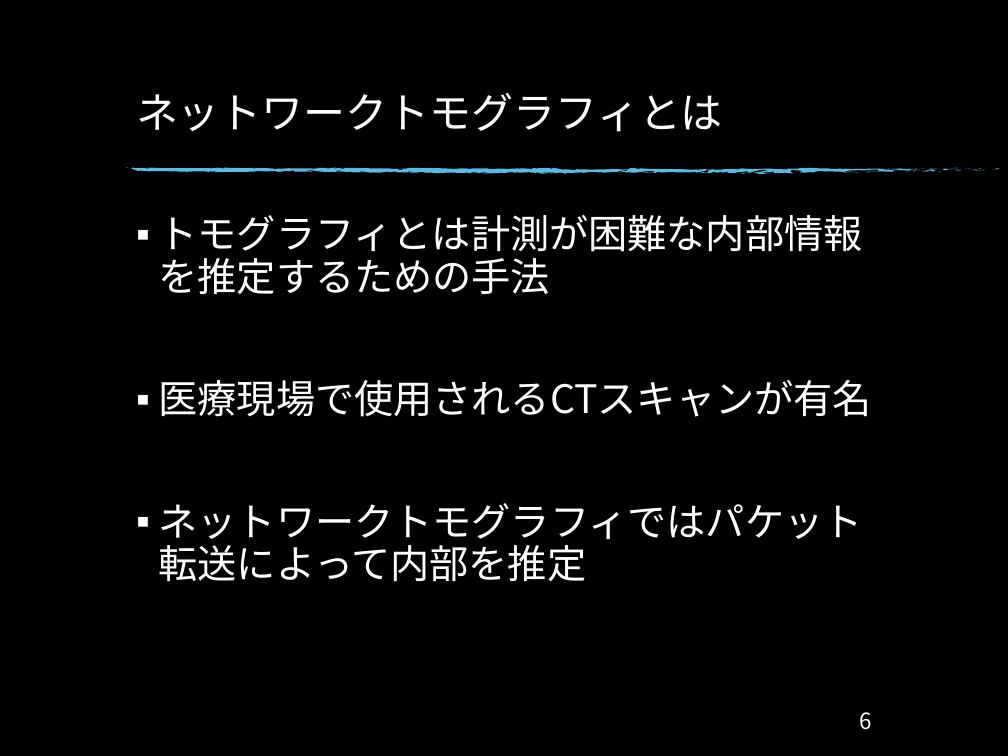
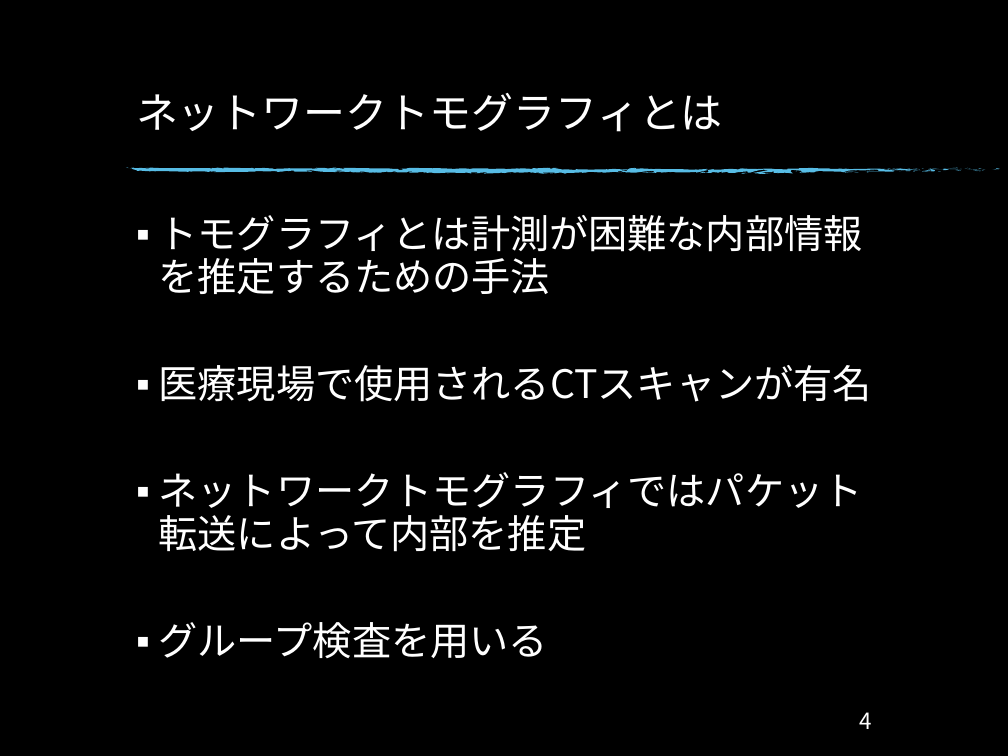
Before and after one commit to Ryo0021300/Monograph, a slide deck: slide 5 of Monograph/卒研発表_34.pptx (slide 7 before the commit). Drawn at 1008x756 pixels with LibreOffice and Linux fonts; fonts in the diff are those of the drawing; background and template pictures are left out. Boxes give left, top, right and bottom in pixels: in the first picture for what was removed or moved away, otherwise in the second. Text is boxed around its words. In the diff, an @@ line names an element or a change of style, - is before the commit and + after.

```diff
--- a/Monograph/卒研発表_34.pptx
+++ b/Monograph/卒研発表_34.pptx
@@ text at (159,622,548,658): paragraph added @@
+▪ グループ検査を用いる
@@ page number at (860,712,872,729): text changed @@
-6
+4
```
Also in this commit, not shown: 12 other slides changed, 1 slide added, 7 slides removed, 7 other files.
